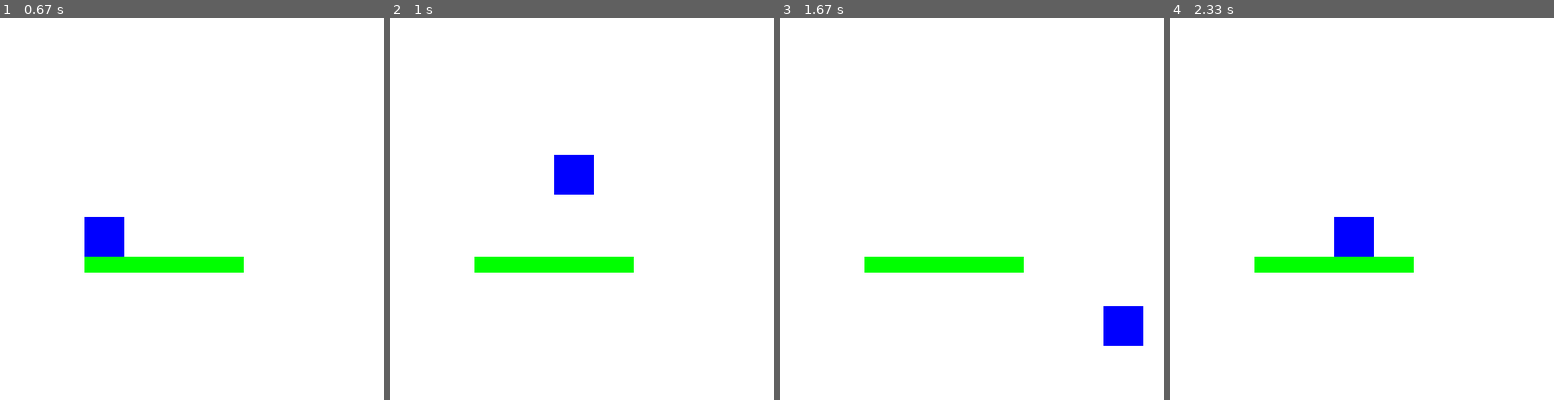
Above: before the commit, frames 1-4 (left to right).
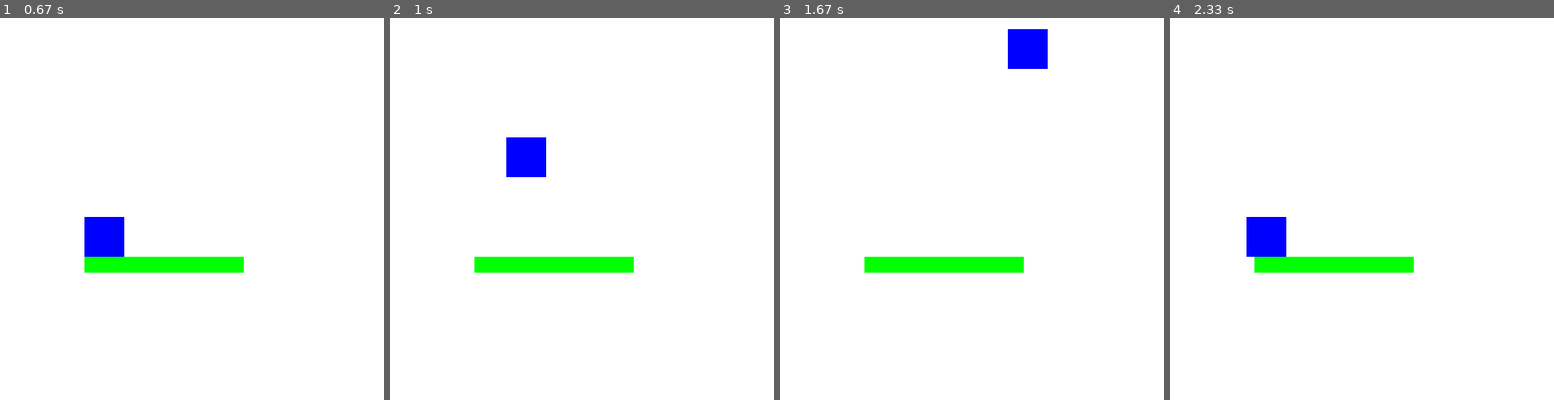
Above: after the commit, the same moments.

Repository: ostromann/chat-gpt-pygame
Game: pygame game, started from main.py
Same seed, same stepped clock (60 frames per second), same inputs: the game is played once before the commit and once after it.
Inputs:
- Up to frame 1 (0.67 s): hold Right from 0.33 s (still down)
- Up to frame 2 (1 s): release Right at 0.8 s; hold Up from 0.83 s (still down)
- Up to frame 3 (1.67 s): release Up at 1.13 s; hold Right 1.17-1.63 s
- Up to frame 4 (2.33 s): hold Left 1.67-2.2 s; hold Left from 2.23 s (still down)

Frame 1 is identical in both runs. In frame 2, 2.2% of the frame differs, in the area x 30-54%, y 31-47%; in frame 3, 2.2%; in frame 4, 2.2%.

Commit message:
extract input reading

Diff:
--- /dev/null
+++ b/input.py
@@ -0,0 +1,28 @@
+import pygame
+
+
+class Input:
+    def __init__(self):
+        self.left = False
+        self.right = False
+        self.up = False
+
+    def handle_events(self):
+        for event in pygame.event.get():
+            if event.type == pygame.QUIT:
+                return False
+            if event.type == pygame.KEYDOWN:
+                if event.key == pygame.K_LEFT:
+                    self.left = True
+                if event.key == pygame.K_RIGHT:
+                    self.right = True
+                if event.key == pygame.K_UP:
+                    self.up = True
+            if event.type == pygame.KEYUP:
+                if event.key == pygame.K_LEFT:
+                    self.left = False
+                if event.key == pygame.K_RIGHT:
+                    self.right = False
+                if event.key == pygame.K_UP:
+                    self.up = False
+        return True
--- a/main.py
+++ b/main.py
@@ -1,5 +1,6 @@
 import pygame
 from player import Player
+from input import Input
 
 # Initialize Pygame
 pygame.init()
@@ -25,6 +26,9 @@
 # Create the player
 player = Player(100, 100, 50, 50, (0, 0, 255))
 
+# Create the input handler
+input = Input()
+
 # Set the FPS clock
 clock = pygame.time.Clock()
 
@@ -32,16 +36,16 @@
 running = True
 while running:
     # Handle events
-    for event in pygame.event.get():
-        if event.type == pygame.QUIT:
-            running = False
-        if event.type == pygame.KEYDOWN:
-            if event.key == pygame.K_LEFT:
-                player.velocity[0] = -5
-            if event.key == pygame.K_RIGHT:
-                player.velocity[0] = 5
-            if event.key == pygame.K_UP:
-                player.velocity[1] = -10
+    running = input.handle_events()
+
+    # Update the player velocity based on the input
+    player.velocity[0] = 0
+    if input.left:
+        player.velocity[0] -= 5
+    if input.right:
+        player.velocity[0] += 5
+    if input.up:
+        player.velocity[1] = -10
     # Update the player
     player.update()
 
